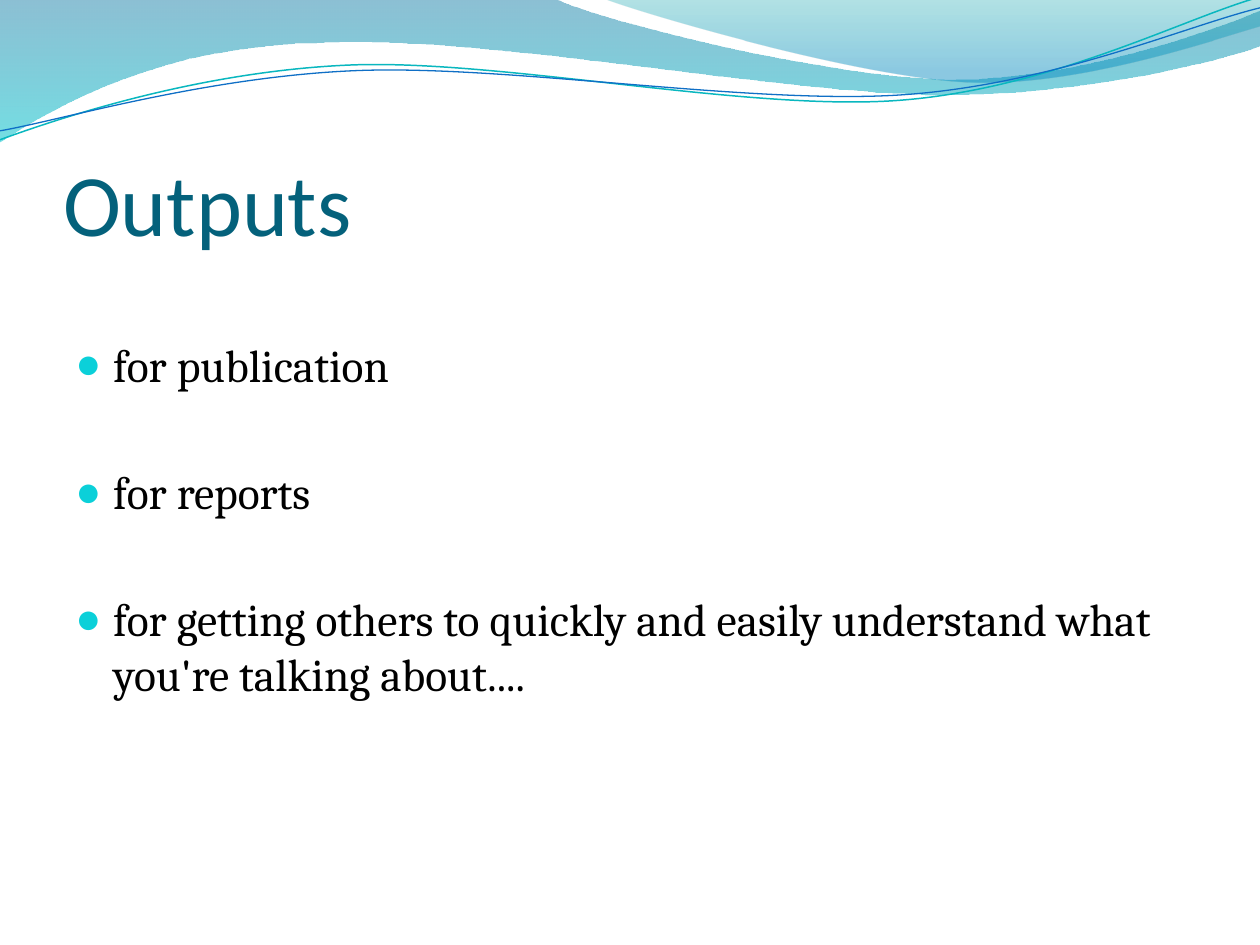
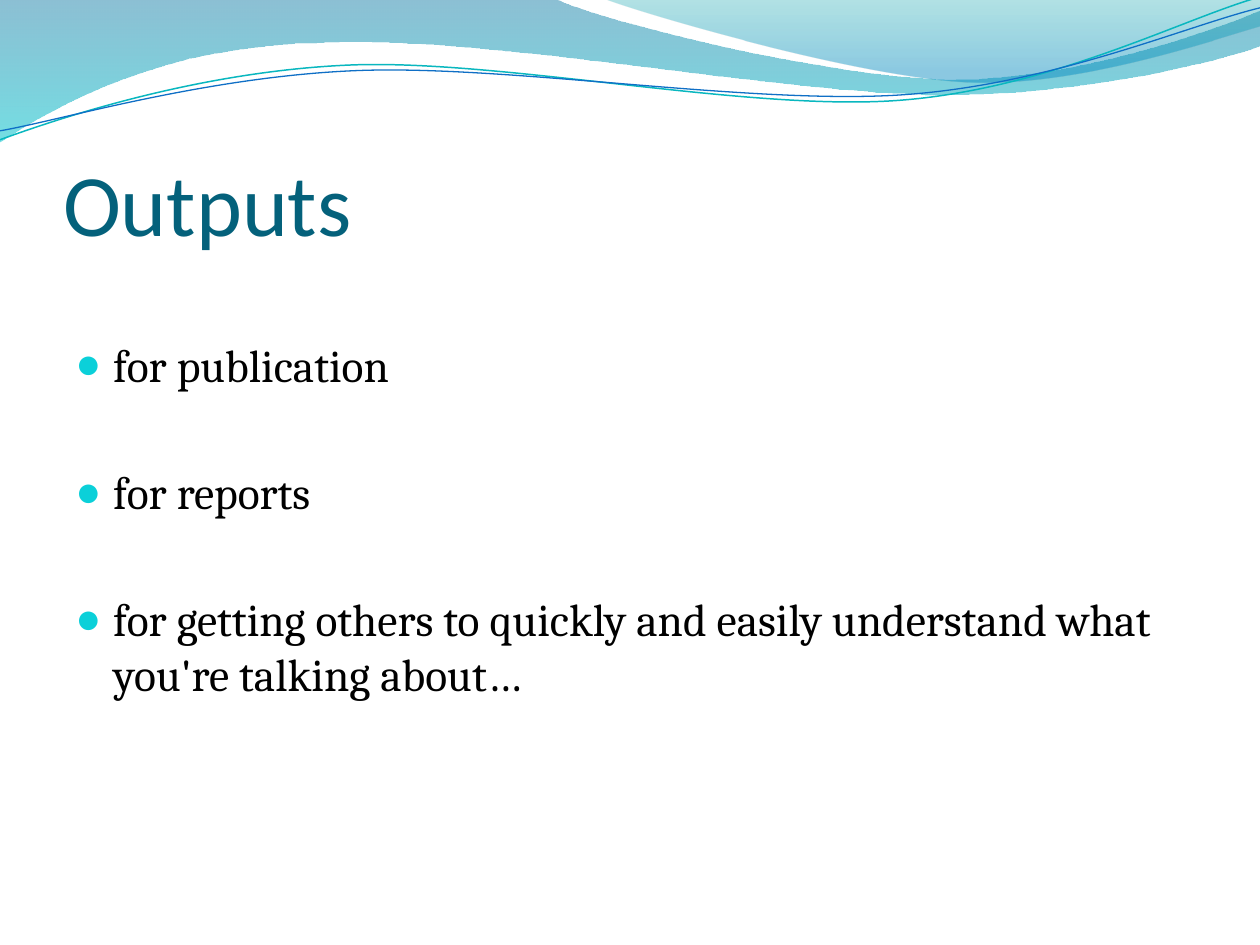
Before and after one commit to katieleach/RClinicQUB, a slide deck: slide 2 of Session 16 Outputs and reports/Session16.pptx. Drawn at 1260x945 pixels with LibreOffice and Linux fonts; fonts in the diff are those of the drawing; background and template pictures are left out. Boxes give left, top, right and bottom in pixels: in the first picture for what was removed or moved away, otherwise in the second. Text is boxed around its words. In the diff, an @@ line names an element or a change of style, - is before the commit and + after.

```diff
--- a/Session 16 Outputs and reports/Session16.pptx
+++ b/Session 16 Outputs and reports/Session16.pptx
@@ text at <box>113,603,1151,701</box>: text changed @@
-● for getting others to quickly and easily understand what you're talking about....
+● for getting others to quickly and easily understand what you're talking about…
```
Also in this commit, not shown: 1 other slide changed, 1 slide added, 2 other files.
